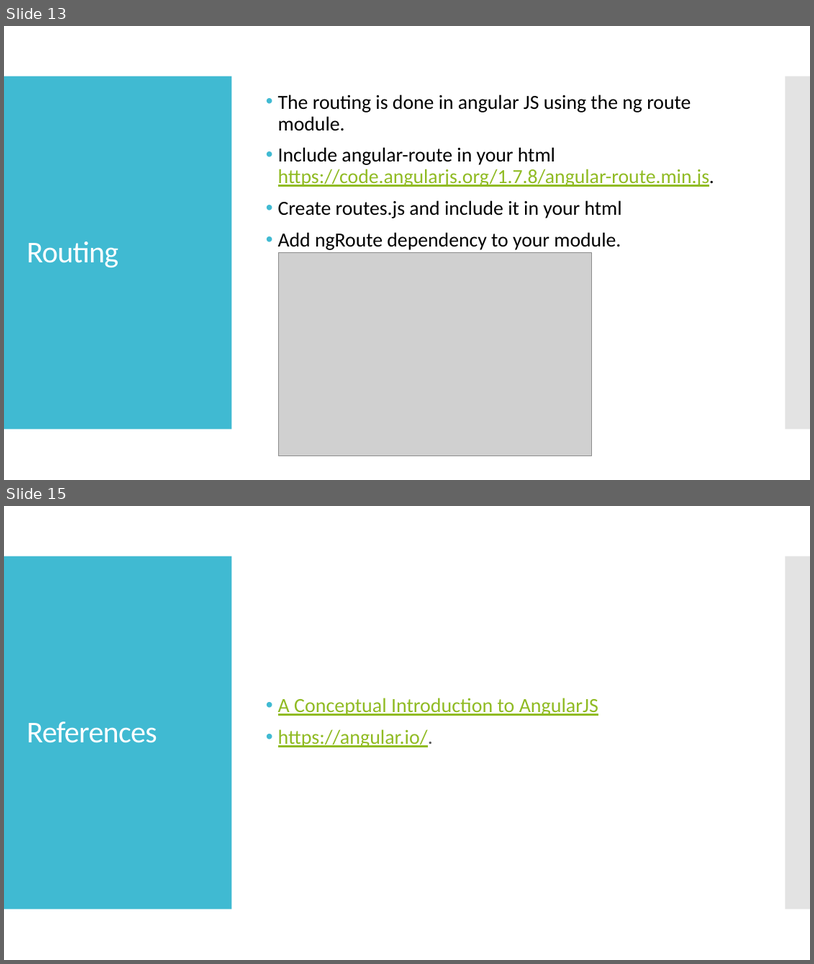
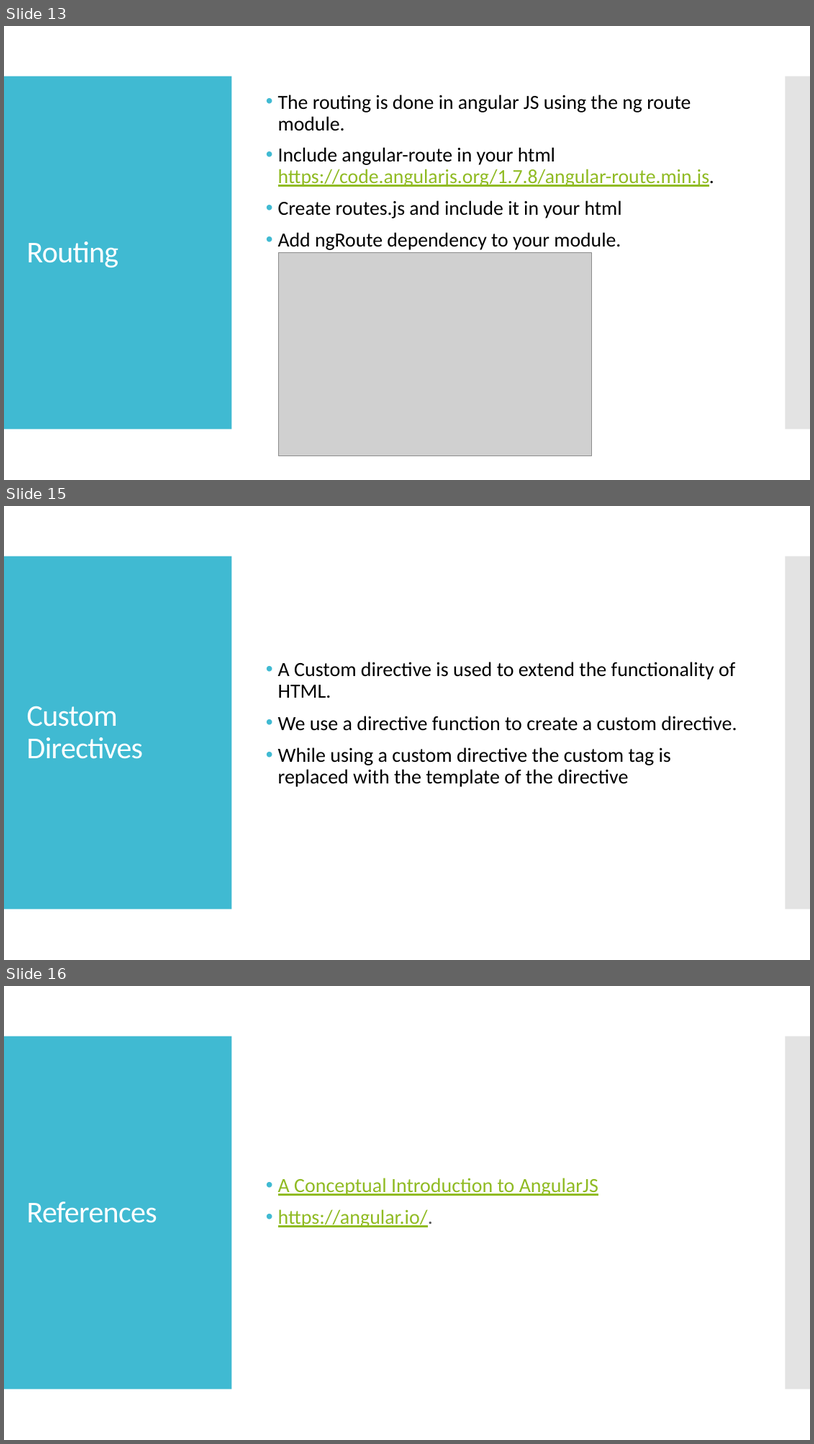
Before and after one commit to webelf000/angular_sample_app, a slide deck: Angular JS - Workshop.pptx. Shown one above the other, each under a label of ours: slides 13 and 15 before the commit, slides 13, 15 and 16 after it; the slides between them are not shown. The pictures are 814x964 and 814x1444 pixels, drawn with LibreOffice and Linux fonts; fonts in the diff are those of the drawing; grey boxes stand for pictures. Boxes give left, top, right and bottom in pixels: in the first picture for what was removed or moved away, otherwise in the second. Text is boxed around its words. In the diff, an @@ line names an element or a change of style, - is before the commit and + after.

```diff
--- a/Angular JS - Workshop.pptx
+++ b/Angular JS - Workshop.pptx
@@ slide 15 added at bbox=[4, 506, 810, 960], background #FFFFFF; not listed: 2 template elements that a slide beside it also shows @@
@@ text added at bbox=[278, 662, 737, 787], 24 pt, text #000000 @@
+• A Custom directive is used to extend the functionality of HTML.
+• We use a directive function to create a custom directive.
+• While using a custom directive the custom tag is replaced with the template of the directive
@@ title added at bbox=[27, 705, 143, 759], 36 pt, text #FFFFFF @@
+Custom Directives
@@ what was slide 15 is now slide 16 @@
```
Also in this commit, not shown: 2 slides changed, 1 other file.
